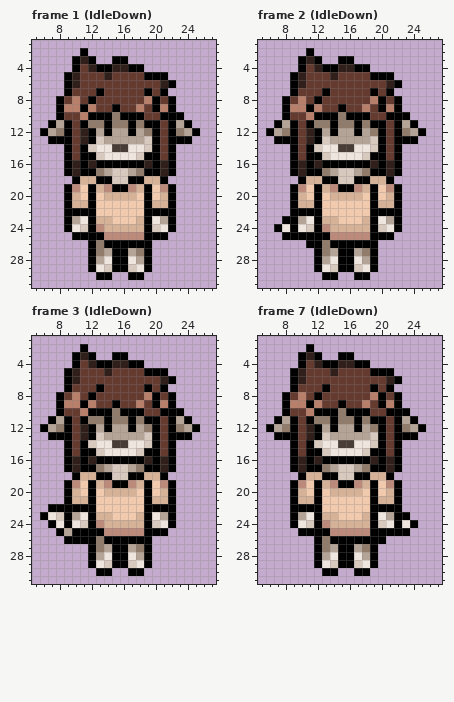
A pixel-art file gets an edit: art/OV/Mira/Miraov.aseprite. Above: the version before the commit.
32x32 pixels, 83 frames. Colours within 5 levels of each other are drawn and written as one. Shown: frame 1 (IdleDown): x 5..27, y 1..31; frame 2 (IdleDown): x 5..27, y 1..31; frame 3 (IdleDown): x 5..27, y 1..31; frame 7 (IdleDown): x 5..27, y 1..31. The commit also changed other frames, which this record leaves out.
New version:
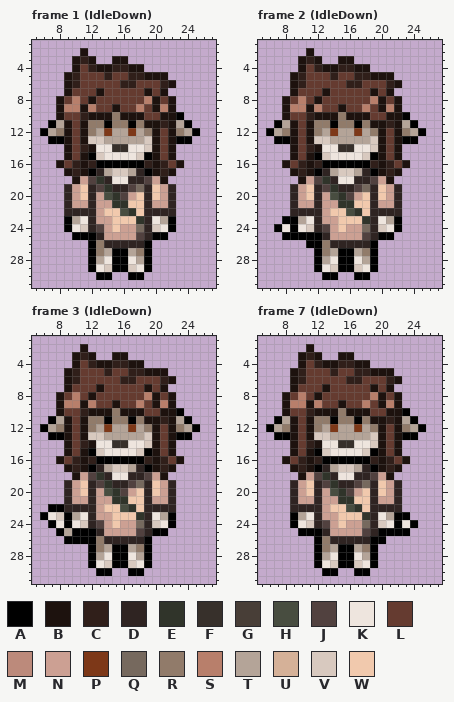
Palette (. is transparent): A #000000  B #1d120e  C #301f1a  D #2f2422  E #30342a  F #37302b  G #483e37  H #484d40  J #51413f  K #eee5de  L #653b30  M #bc8a7b  N #cca093  P #7d3818  Q #76695e  R #917b6a  S #b87f6b  T #b4a498  U #d5b198  V #d8c9bf  W #f1c9ad
The edit:
layer "Bag" now shown
Frame 1 (IdleDown), layers "Bag", "Base":
y 2: x 11 A -> B
y 3: x 10 A -> B; x 12 A -> B; x 15..16 AA -> BB
y 4: x 10 A -> B; x 13..14 AA -> BB; x 17..18 AA -> BB
y 5: x 9 A -> B; x 17..21 LLAAA -> CCBBB
y 6: x 9 A -> B; x 16..17 LL -> CC; x 22 A -> B
y 7: x 9 A -> B; x 13 A -> B; x 19 A -> B; x 21 A -> B
y 8: x 8 A -> B; x 12 A -> B; x 20 A -> B; x 22 A -> B
y 9: x 8 A -> B; x 11 A -> B; x 15 A -> B; x 20 A -> B; x 22 A -> B
y 10: x 8 A -> B; x 11..14 SAAA -> CBBB; x 16..18 AAA -> BBB; x 21..22 AA -> BB
y 11: x 9 A -> B; x 11 A -> B; x 19..22 AALA -> BBCB
y 12: x 9 A -> B; x 11..12 CA -> BR; x 14 A -> P; x 17 A -> P; x 20 A -> B; x 22 A -> B
y 13: x 9 A -> B; x 11..12 CA -> BV; x 20 A -> B; x 22 A -> B
y 14: x 9 A -> B; x 11..12 AV -> CB; x 15..16 GG -> FF; x 20 A -> B; x 22 A -> B
y 15: x 9 A -> B; x 11 A -> B; x 20 A -> B; x 22 A -> B
y 16: x 8..9 .A -> BL; x 11 A -> B; x 20 A -> B; x 22..23 A. -> LB
y 17: x 9 A -> B; x 11 A -> B; x 13 R -> D; x 18 R -> D; x 20 A -> B; x 22 A -> B
y 18: x 10..21 AUUAAVVAAUUA -> BNJEDKKDDJNB
y 19: x 9..10 AM -> DN; x 12..19 AUMAAMUA -> DJEDDJQD; x 21..22 MA -> ND
y 20: x 9..10 AU -> DN; x 12..17 AWUUUU -> DNHEJN; x 19 A -> D; x 21..22 UA -> ND
y 21: x 9..16 AUUAWWWW -> DNNDNNEE; x 19..22 AUUA -> DNND
y 22: x 9..13 AAAAW -> DDDDN; x 16..17 WW -> HE; x 19..22 AAAA -> DDDD
y 23: x 12..14 AUU -> DNN; x 18..19 UA -> ED
y 24: x 12..19 AMUUUUUA -> DJNWNNQD
y 25: x 13..19 AMMMMMA -> DNNNNJD
y 26: x 14..18 AAAAA -> DDDDD
Frame 2 (IdleDown), layers "Bag", "Base": the same change as frame 1 (IdleDown)
Frame 3 (IdleDown), layers "Bag", "Base": the same change as frame 1 (IdleDown)
Frame 7 (IdleDown), layers "Bag", "Base": the same change as frame 1 (IdleDown)
Changed places in both pictures, as pixel boxes (x1, y1, x2, y2):
changed: (56, 48, 184, 248)
changed: (282, 48, 410, 248)
changed: (56, 344, 184, 544)
changed: (282, 344, 410, 544)
